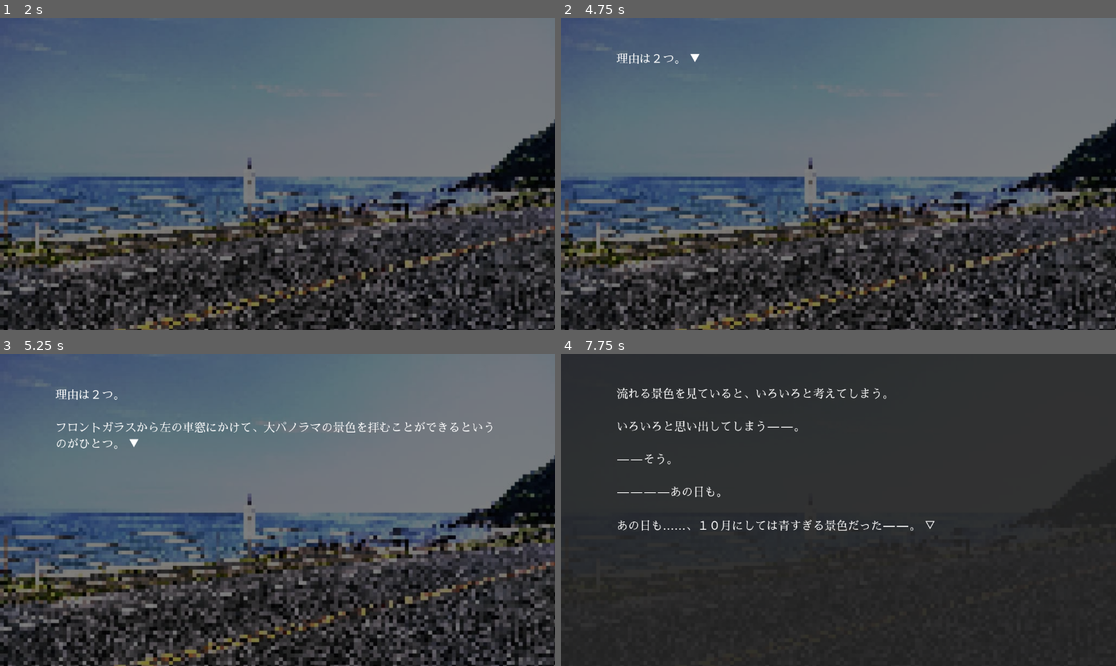
Above: before the commit, frames 1-4 (two rows, left to right).
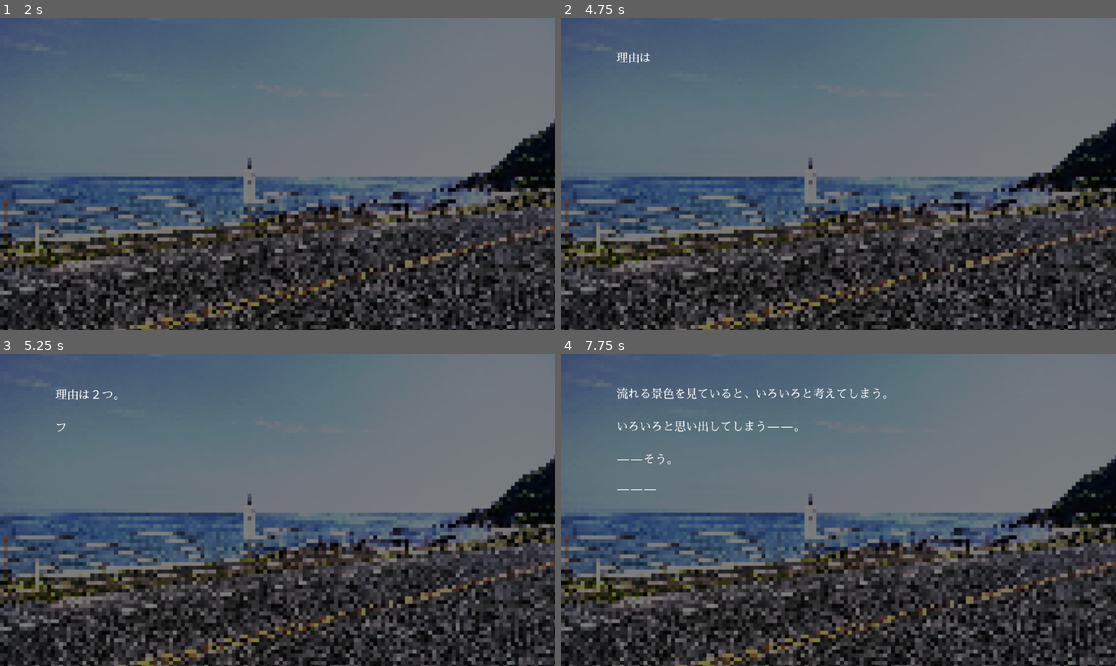
Above: after the commit, the same moments.

Repository: azukigame-s/kiminokoe
Game: Godot game, scene res://scenes/title_scene.tscn
Two runs of this game, one before a commit and one after it. Both use one fixed random seed, a clock stepped at 60 frames per second and the inputs below.
Inputs (mouse positions are in pixels of both pictures, inside the frame that each line leads up to):
- Up to frame 1 (2 s): click "ゲームを始める" at 0.5 s; tap Enter at 1.25, 1.35 s; move the mouse to (399, 158) at 1.27 s; hold D from 1.28 s (still down); click (399, 158) at 1.42 s; tap Space at 1.52, 1.82 s; tap E at 1.55 s
- Up to frame 2 (4.75 s): move the mouse to (727, 189) at 2.02 s; release D at 2.03 s; hold Down 2.03-2.78 s; tap E at 2.1, 3.8 s; click (727, 189) at 2.17 s; tap Space at 2.27, 2.3, 2.57, 2.85, 3.77, 4.07, 4.52, 4.55 s; move the mouse to (894, 105) at 2.77 s; hold D 2.78-3.53 s; click (894, 105) at 2.92 s; tap Enter at 3.05, 3.6 s; move the mouse to (810, 236) at 3.52 s; hold Up 3.53-4.28 s; click (810, 236) at 3.67 s; move the mouse to (1005, 220) at 4.27 s; hold A from 4.28 s (still down); tap B at 4.35 s; click (1005, 220) at 4.42 s
- Up to frame 3 (5.25 s): keep holding A; tap Space at 4.82 s; move the mouse to (111, 463) at 5.02 s; tap C at 5.1 s; click (111, 463) at 5.17 s
- Up to frame 4 (7.75 s): tap Space at 5.27, 5.57, 6.77, 6.8, 7.07, 7.52 s; tap Enter at 5.3, 7.55 s; move the mouse to (866, 510) at 5.77 s; release A at 5.78 s; hold Down 5.78-6.53 s; tap E at 5.85 s; click (866, 510) at 5.92 s; move the mouse to (755, 432) at 6.52 s; hold D 6.53-7.28 s; tap T at 6.6 s; click (755, 432) at 6.67 s; move the mouse to (960, 494) at 7.27 s; hold Up from 7.28 s (still down); tap Ctrl at 7.35 s; click (960, 494) at 7.42 s

Frame 1 is identical in both runs. In frame 2, 0.1% of the frame differs, in the area x 10-25%, y 10-15%; in frame 3, 0.8%; in frame 4, 75%, in the area x 0-100%, y 0-100%.

Commit message:
🚧 ページ送りがうまくできないバグを修正途中

Diff:
--- a/scripts/core/command_executor.gd
+++ b/scripts/core/command_executor.gd
@@ -30,14 +30,15 @@
 
 ## スキップモード変更時のコールバック
 func _on_skip_mode_changed(is_skipping: bool) -> void:
-	if is_skipping and text_display:
-		# スキップモードがONになったら、アニメーション中のテキストを即座に完了
-		if text_display.is_animating:
-			text_display.complete_animation()
-		# 即座表示モードを有効化
+	if not text_display:
+		return
+
+	if is_skipping:
+		# スキップON: 現在の状態（アニメーション or クリック待機）を強制完了
+		text_display.force_complete()
 		text_display.set_instant_display(true)
-	elif text_display:
-		# スキップモードがOFFになったら、即座表示モードを無効化
+	else:
+		# スキップOFF: 即座表示モードを無効化
 		text_display.set_instant_display(false)
 
 ## コマンドを実行
@@ -90,34 +91,28 @@
 	var new_page = command.get("new_page", false)
 	var go_next = command.get("go_next", false)
 
-	print("[CommandExecutor] dialogue: %s (new_page: %s, go_next: %s, skip: %s)" % [text, new_page, go_next, skip_controller.is_skipping])
+	text_display.set_instant_display(skip_controller.is_skipping)
+	text_display.set_go_next(go_next)
 
-	# スキップモード中は即座表示モードを有効化
-	text_display.set_instant_display(skip_controller.is_skipping)
+	# テキスト表示（アニメーション完了まで待機）
+	await text_display.show_text(text, new_page)
 
-	# テキストを表示
-	text_display.show_text(text, new_page, go_next)
-
-	# スキップモード中でアニメーションが開始された場合、即座に完了
-	if skip_controller.is_skipping and text_display.is_animating:
-		text_display.complete_animation()
-
-	# go_next の場合は入力待機をスキップ
+	# go_next: アニメーション完了後に自動進行（クリック待機なし）
 	if go_next:
 		return
 
-	# 入力待機（スキップモード対応）
-	await wait_for_input(skip_controller)
+	# クリック待機
+	if skip_controller.is_skipping:
+		await get_tree().create_timer(skip_controller.skip_wait_time).timeout
+	else:
+		await text_display.wait_for_advance()
 
 ## background コマンドを実行
 func execute_background(command: Dictionary, skip_controller: SkipController) -> void:
 	var path = command.get("path", "")
 	var effect = command.get("effect", "normal")
 
-	print("[CommandExecutor] background: %s (effect: %s)" % [path, effect])
-
 	if background_display:
-		# スキップモード中はフェードなしで即座に変更
 		var use_fade = not skip_controller.is_skipping
 		await background_display.set_background(path, effect, use_fade)
 	else:
@@ -127,10 +122,7 @@
 func execute_bgm(command: Dictionary, skip_controller: SkipController) -> void:
 	var path = command.get("path", "")
 
-	print("[CommandExecutor] bgm: %s" % path)
-
 	if audio_manager:
-		# スキップモード中はフェードなしで即座に再生
 		var use_fade = not skip_controller.is_skipping
 		await audio_manager.play_bgm(path, use_fade)
 	else:
@@ -139,8 +131,6 @@
 ## sfx コマンドを実行
 func execute_sfx(command: Dictionary, skip_controller: SkipController) -> void:
 	var path = command.get("path", "")
-
-	print("[CommandExecutor] sfx: %s" % path)
 
 	if audio_manager:
 		audio_manager.play_sfx(path)
@@ -163,11 +153,13 @@
 	var fade_time = command.get("fade_time", 1.0)
 	var display_time = command.get("display_time", 2.0)
 
-	print("[CommandExecutor] subtitle: %s" % text)
-
 	# スキップモード中はサブタイトルをスキップ
 	if skip_controller.is_skipping:
 		return
+
+	# サブタイトル表示前にテキストをクリア（終了後に前のテキストがちらつくのを防止）
+	if text_display:
+		text_display.clear()
 
 	if subtitle_display:
 		subtitle_display.show_subtitle(text, fade_time, display_time)
@@ -179,8 +171,6 @@
 func execute_flashback_start(command: Dictionary, skip_controller: SkipController) -> void:
 	var effect = command.get("effect", "grayscale")
 
-	print("[CommandExecutor] flashback_start (effect: %s)" % effect)
-
 	if background_display:
 		var use_fade = not skip_controller.is_skipping
 		await background_display.set_effect(effect, use_fade)
@@ -189,23 +179,8 @@
 
 ## flashback_end コマンドを実行（回想モード終了）
 func execute_flashback_end(command: Dictionary, skip_controller: SkipController) -> void:
-	print("[CommandExecutor] flashback_end")
-
 	if background_display:
 		var use_fade = not skip_controller.is_skipping
 		await background_display.set_effect("normal", use_fade)
 	else:
 		push_warning("[CommandExecutor] BackgroundDisplay が設定されていません")
-
-## 入力待機（スキップモード対応）
-func wait_for_input(skip_controller: SkipController) -> void:
-	if skip_controller.is_skipping:
-		# スキップモード: 短い待機時間
-		await get_tree().create_timer(skip_controller.skip_wait_time).timeout
-	else:
-		# 通常モード: クリック待機
-		if text_display:
-			await text_display.clicked
-		else:
-			# text_display が未設定の場合は短い待機
-			await get_tree().create_timer(0.1).timeout
--- a/scripts/core/scenario_engine.gd
+++ b/scripts/core/scenario_engine.gd
@@ -98,11 +98,13 @@
 		push_error("[ScenarioEngine] load_scenario: path が指定されていません")
 		return
 
+	var new_page_after_return = command.get("new_page_after_return", true)
+
 	# episodes/ 配下はグレースケール適用
 	var is_episode = path.begins_with("episodes/")
-	print("[ScenarioEngine] load_scenario: %s (episode: %s)" % [path, is_episode])
-
-	await call_subscenario(path, is_episode)
+	print("[ScenarioEngine] load_scenario: %s (episode: %s, new_page_after_return: %s)" % [path, is_episode, new_page_after_return])
+
+	await call_subscenario(path, is_episode, new_page_after_return)
 
 ## jump コマンドの処理
 func handle_jump(command: Dictionary) -> void:
@@ -222,7 +224,7 @@
 			push_warning("[ScenarioEngine] TrophyManager が見つかりません")
 
 ## サブシナリオ呼び出し（エピソード/共用シナリオ）
-func call_subscenario(scenario_path: String, apply_grayscale: bool = false) -> void:
+func call_subscenario(scenario_path: String, apply_grayscale: bool = false, new_page_after_return: bool = true) -> void:
 	# 現在の状態をスタックに保存
 	scenario_stack.push({
 		"scenario": current_scenario,
@@ -256,6 +258,10 @@
 		# グレースケール効果を解除（エピソード呼び出し時）
 		if apply_grayscale:
 			await command_executor.execute_flashback_end({}, skip_controller)
+
+		# サブシナリオ復帰後にテキストバッファをクリア（旧システムと同等）
+		if new_page_after_return and command_executor.text_display:
+			command_executor.text_display.clear()
 
 ## シナリオデータを読み込む
 func load_scenario_data(scenario_path: String) -> Array:
--- a/scripts/ui/text_display.gd
+++ b/scripts/ui/text_display.gd
@@ -1,224 +1,211 @@
 extends Control
 class_name TextDisplay
 
-## テキスト表示クラス
-## テキストバッファ、ページ送り、アニメーション表示をサポート
-
-# シグナル
-signal clicked
-signal text_animation_completed
+## テキスト表示クラス（ステートマシン版）
+## show_text() / wait_for_advance() の async API を提供
+
+# 状態定義
+enum State { IDLE, ANIMATING, WAITING }
+
+# 内部シグナル（await 解決用）
+signal _animation_finished
+signal _advance_requested
 
 # テキスト表示設定
-var text_speed: float = 0.05  # 1文字あたりの表示時間（秒）
-var instant_display: bool = false  # 即座に全文表示
-
-# テキストバッファ
-var page_buffer: Array = []  # [{text: String, go_next: bool}, ...]
-var current_buffer_index: int = 0
-
-# 現在の状態
-var current_text: String = ""
-var displayed_text: String = ""
-var full_page_text: String = ""  # ページ全体のテキスト（過去のテキストを含む）
-var is_animating: bool = false
-var animation_timer: float = 0.0
-var current_char_index: int = 0
-
-# 次のコマンドに自動進行するかどうか
-var should_go_next: bool = false
-
-# インジケータ設定
-var indicator_symbol: String = "▼"
-var page_indicator_symbol: String = "▽"
-var show_indicator: bool = true
-var indicator_visible: bool = true
-var indicator_blink_timer: float = 0.0
-var indicator_blink_speed: float = 0.5
+var text_speed: float = 0.05
+var instant_display: bool = false
+
+# 状態
+var _state: State = State.IDLE
+var _current_text: String = ""
+var _displayed_text: String = ""
+var _full_page_text: String = ""  # ページ内の過去テキスト
+var _char_index: int = 0
+var _animation_timer: float = 0.0
+
+# go_next フラグ（インジケータ表示用）
+var _go_next: bool = false
+
+# インジケータ
+var _indicator_blink_timer: float = 0.0
+var _indicator_blink_speed: float = 0.5
+var _indicator_visible: bool = true
 
 # ノード参照
 var text_label: RichTextLabel = null
 
+# 後方互換プロパティ（外部から状態を確認する場合用）
+var is_animating: bool:
+	get:
+		return _state == State.ANIMATING
+
 func _ready():
 	print("[TextDisplay] 準備完了")
-
-	# クリック検知のための入力設定
-	set_process_input(true)
-
-	# TextLabel を探す（子ノードとして追加されている場合）
 	if has_node("TextLabel"):
 		text_label = get_node("TextLabel")
-		print("[TextDisplay] TextLabel を検出")
-	else:
-		print("[TextDisplay] TextLabel は後で設定されます")
 
 func _input(event):
+	# IDLE 状態では入力を無視
+	if _state == State.IDLE:
+		return
+
+	# クリック/キー判定
+	var is_click = false
 	if event is InputEventMouseButton:
 		if event.button_index == MOUSE_BUTTON_LEFT and event.pressed:
-			_on_clicked()
+			is_click = true
 	elif event is InputEventKey:
-		if event.keycode == KEY_ENTER or event.keycode == KEY_SPACE:
-			if event.pressed:
-				_on_clicked()
+		if (event.keycode == KEY_ENTER or event.keycode == KEY_SPACE) and event.pressed:
+			is_click = true
+
+	if not is_click:
+		return
+
+	match _state:
+		State.ANIMATING:
+			# アニメーション中 → 即座に完了
+			_complete_animation()
+		State.WAITING:
+			# クリック待機中 → ページ送り
+			_state = State.IDLE
+			_advance_requested.emit()
 
 func _process(delta):
-	# テキストアニメーション処理
-	if is_animating and text_label:
-		animation_timer += delta
-
-		# 次の文字を表示するタイミング
-		while animation_timer >= text_speed and current_char_index < current_text.length():
-			current_char_index += 1
-			displayed_text = current_text.substr(0, current_char_index)
-			_update_display()
-			animation_timer -= text_speed
-
-		# アニメーション完了チェック
-		if current_char_index >= current_text.length():
-			is_animating = false
-			_finalize_text()
-			text_animation_completed.emit()
-
-	# インジケータの点滅処理
-	if not is_animating and show_indicator:
-		indicator_blink_timer += delta
-		if indicator_blink_timer >= indicator_blink_speed:
-			indicator_blink_timer = 0.0
-			indicator_visible = not indicator_visible
-			_update_display()
-
-## テキストを表示（バッファに追加）
-func show_text(text: String, new_page: bool = false, go_next: bool = false) -> void:
+	match _state:
+		State.ANIMATING:
+			_process_animation(delta)
+		State.WAITING:
+			_process_indicator_blink(delta)
+
+## アニメーション処理
+func _process_animation(delta: float) -> void:
+	if not text_label:
+		return
+
+	_animation_timer += delta
+
+	while _animation_timer >= text_speed and _char_index < _current_text.length():
+		_char_index += 1
+		_displayed_text = _current_text.substr(0, _char_index)
+		_update_display()
+		_animation_timer -= text_speed
+
+	# 全文字表示完了
+	if _char_index >= _current_text.length():
+		_complete_animation()
+
+## インジケータ点滅処理
+func _process_indicator_blink(delta: float) -> void:
+	_indicator_blink_timer += delta
+	if _indicator_blink_timer >= _indicator_blink_speed:
+		_indicator_blink_timer = 0.0
+		_indicator_visible = not _indicator_visible
+		_update_display()
+
+# ===== Public API =====
+
+## テキストを表示（async: アニメーション完了まで待機）
+func show_text(text: String, new_page: bool = false) -> void:
 	if not text_label:
 		push_error("[TextDisplay] text_label が設定されていません")
 		return
 
-	print("[TextDisplay] テキスト表示: %s (new_page: %s, go_next: %s)" % [text, new_page, go_next])
-
-	should_go_next = go_next
-
 	if new_page:
-		# 新しいページ: バッファをクリアして開始
-		clear()
-
-	# バッファに追加
-	page_buffer.append({
-		"text": text,
-		"go_next": go_next
-	})
-
-	# テキストを設定してアニメーション開始
-	current_text = text
-	current_char_index = 0
-	displayed_text = ""
-	animation_timer = 0.0
-	indicator_visible = true
+		_clear_internal()
+
+	_current_text = text
+	_char_index = 0
+	_displayed_text = ""
+	_animation_timer = 0.0
 
 	if instant_display:
-		# 即座に全文表示
-		displayed_text = current_text
-		current_char_index = current_text.length()
+		# 即座に全文表示して返る
+		_displayed_text = _current_text
+		_char_index = _current_text.length()
 		_finalize_text()
-		text_animation_completed.emit()
-	else:
-		# アニメーション開始
-		is_animating = true
-
-## テキストをクリア（新しいページ開始）
+		return
+
+	# アニメーション開始 → 完了まで待機
+	_state = State.ANIMATING
+	await _animation_finished
+
+## クリック待機（async: ユーザーのクリックまで待機）
+func wait_for_advance() -> void:
+	_state = State.WAITING
+	_indicator_visible = true
+	_indicator_blink_timer = 0.0
+	_update_display()
+	await _advance_requested
+
+## 強制完了（スキップモードから呼ばれる同期メソッド）
+## ANIMATING → アニメーション完了、WAITING → クリック待機解除
+func force_complete() -> void:
+	match _state:
+		State.ANIMATING:
+			_complete_animation()
+		State.WAITING:
+			_state = State.IDLE
+			_advance_requested.emit()
+
+## go_next フラグを設定（インジケータ種別の切り替え用）
+func set_go_next(value: bool) -> void:
+	_go_next = value
+
+## テキストをクリア
 func clear() -> void:
-	page_buffer.clear()
-	current_buffer_index = 0
-	current_text = ""
-	displayed_text = ""
-	full_page_text = ""
-	current_char_index = 0
-	is_animating = false
-	should_go_next = false
-
-	if text_label:
-		text_label.text = ""
-
-	print("[TextDisplay] クリア")
-
-## アニメーションを完了（即座に全文表示）
-func complete_animation() -> void:
-	if is_animating and text_label:
-		displayed_text = current_text
-		current_char_index = current_text.length()
-		is_animating = false
-		_finalize_text()
-		text_animation_completed.emit()
-		print("[TextDisplay] アニメーション完了")
-
-## テキスト表示を確定
-func _finalize_text() -> void:
-	# 過去のテキストがあれば改行して追加
-	if full_page_text != "":
-		full_page_text += "\n\n" + displayed_text
-	else:
-		full_page_text = displayed_text
-
-	_update_display()
-
-## 表示を更新
-func _update_display() -> void:
-	if not text_label:
-		return
-
-	var display_text = ""
-
-	if is_animating:
-		# アニメーション中: 過去テキスト + 現在のアニメーション中テキスト
-		if full_page_text != "":
-			display_text = full_page_text + "\n\n" + displayed_text
-		else:
-			display_text = displayed_text
-	else:
-		# アニメーション完了: 全テキスト + インジケータ
-		display_text = full_page_text
-		if show_indicator and indicator_visible:
-			display_text += _get_indicator()
-
-	text_label.text = display_text
-
-## インジケータを取得
-func _get_indicator() -> String:
-	if should_go_next:
-		return " " + page_indicator_symbol
-	else:
-		return " " + indicator_symbol
-
-## クリックされた時の処理
-func _on_clicked() -> void:
-	if is_animating:
-		# アニメーション中ならアニメーションを完了
-		complete_animation()
-	else:
-		# アニメーション完了後
-		if should_go_next:
-			# go_next フラグがある場合は自動的に次へ
-			clicked.emit()
-		else:
-			# 通常のクリック待機完了
-			clicked.emit()
-		print("[TextDisplay] クリック")
-
-## バッファに次のテキストがあるかチェック
-func has_more_in_buffer() -> bool:
-	return current_buffer_index < page_buffer.size() - 1
-
-## 次のテキストをバッファから表示
-func show_next_from_buffer() -> bool:
-	if has_more_in_buffer():
-		current_buffer_index += 1
-		var item = page_buffer[current_buffer_index]
-		show_text(item.text, false, item.go_next)
-		return true
-	return false
+	_clear_internal()
 
 ## 即座表示モードの設定
 func set_instant_display(enabled: bool) -> void:
 	instant_display = enabled
 
-## go_next フラグを取得
-func is_go_next() -> bool:
-	return should_go_next
+# ===== Internal =====
+
+func _clear_internal() -> void:
+	_state = State.IDLE
+	_current_text = ""
+	_displayed_text = ""
+	_full_page_text = ""
+	_char_index = 0
+	_animation_timer = 0.0
+	_go_next = false
+	if text_label:
+		text_label.text = ""
+
+func _complete_animation() -> void:
+	_displayed_text = _current_text
+	_char_index = _current_text.length()
+	_state = State.IDLE
+	_finalize_text()
+	_animation_finished.emit()
+
+func _finalize_text() -> void:
+	if _full_page_text != "":
+		_full_page_text += "\n\n" + _displayed_text
+	else:
+		_full_page_text = _displayed_text
+	_update_display()
+
+func _update_display() -> void:
+	if not text_label:
+		return
+
+	var display_text = ""
+
+	match _state:
+		State.ANIMATING:
+			# アニメーション中: 過去テキスト + アニメーション中テキスト
+			if _full_page_text != "":
+				display_text = _full_page_text + "\n\n" + _displayed_text
+			else:
+				display_text = _displayed_text
+		_:
+			# IDLE / WAITING: 確定済みテキスト + インジケータ
+			display_text = _full_page_text
+			if _state == State.WAITING and _indicator_visible:
+				if _go_next:
+					display_text += " ▽"
+				else:
+					display_text += " ▼"
+
+	text_label.text = display_text
Binary file added: assets/backgrounds/beach.png
Not shown, added: assets/backgrounds/beach.png.import
